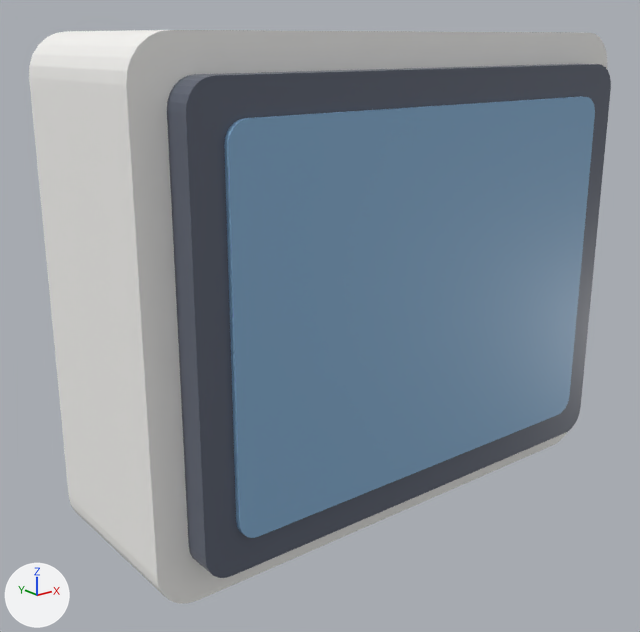
Renders of the glTF model canary-local/models/device.canary-display-touch169.glb from each side of a commit.
Rendered twice from a camera (50 mm lens) standing at (-0.0469, -0.0531, 0.0377) and looking at (-0.0033, 0.0013, 0.0159). The lights are fixed; the arrows at lower left show +X, +Y and +Z. The older version comes first.
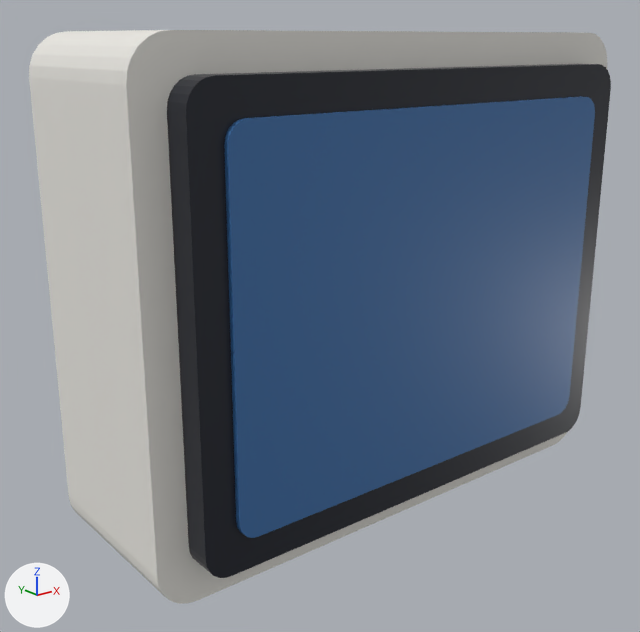
What changed in the scene script:
```text
Change mat_glass___screen:
    mat_glass___screen.base_color: (0.106, 0.122, 0.165) -> (0.011, 0.0137, 0.0232)  # greyish blue #5c6271 -> black #1b1f2a
Change mat_lit_screen:
    mat_lit_screen.base_color: (0.239, 0.435, 0.659) -> (0.0467, 0.159, 0.392)  # blue #86b0d4 -> blue #3d6fa8
```

Boxes [x1, y1, x2, y2] around the edits, measured in the pictures (640 x 632 px):
'Mesh_2', recoloured (darker): [224, 96, 595, 538] in both
'Mesh_1', recoloured (darker): [167, 64, 611, 578] in both
